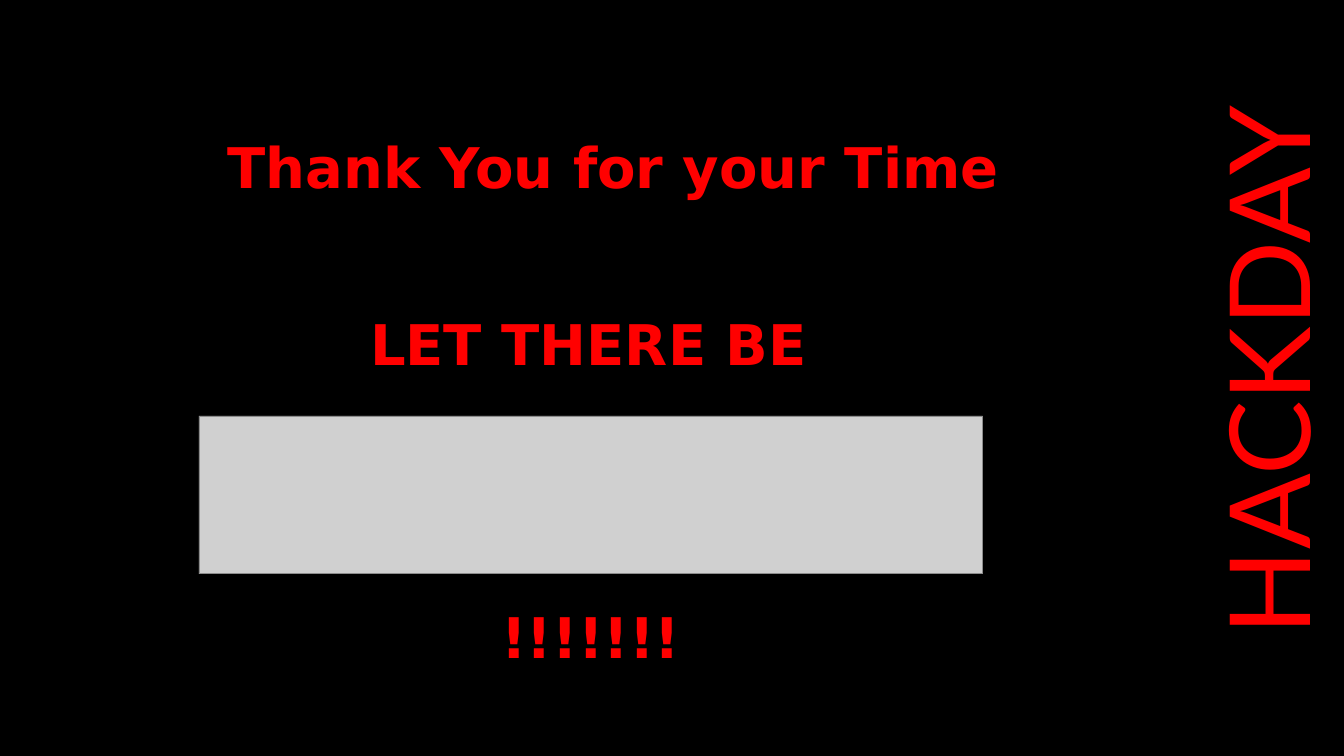
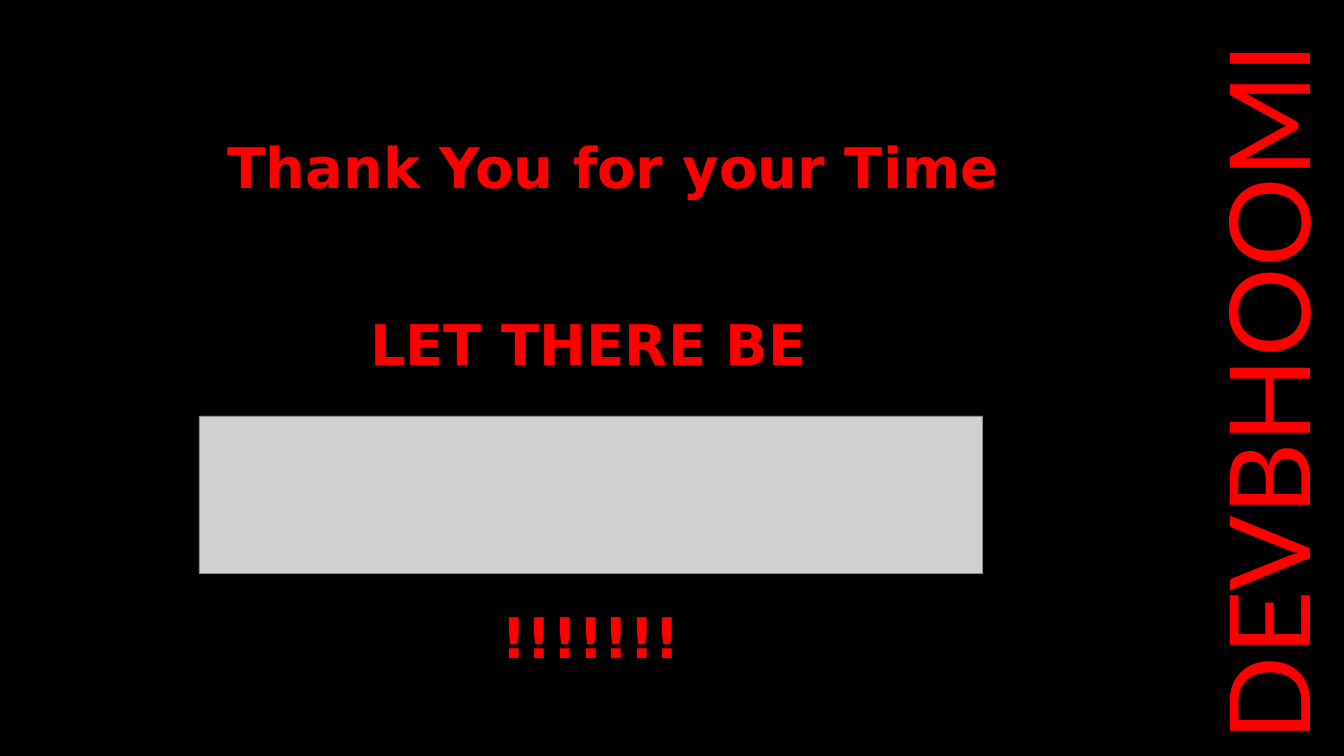
Before and after one commit to 7Ragnarok7/Carnage, a slide deck: slide 8 of Carnage.pptx. Drawn at 1344x756 pixels with LibreOffice and Linux fonts; fonts in the diff are those of the drawing; grey boxes stand for pictures. Boxes give left, top, right and bottom in pixels: in the first picture for what was removed or moved away, otherwise in the second. Text is boxed around its words. In the diff, an @@ line names an element or a change of style, - is before the commit and + after.

Commit message:
Update ppt

```diff
--- a/Carnage.pptx
+++ b/Carnage.pptx
@@ text at [1200, 112, 1334, 718]: text changed @@
-HACKDAY
+DEVBHOOMI
```
Also in this commit, not shown: 7 other slides changed.
